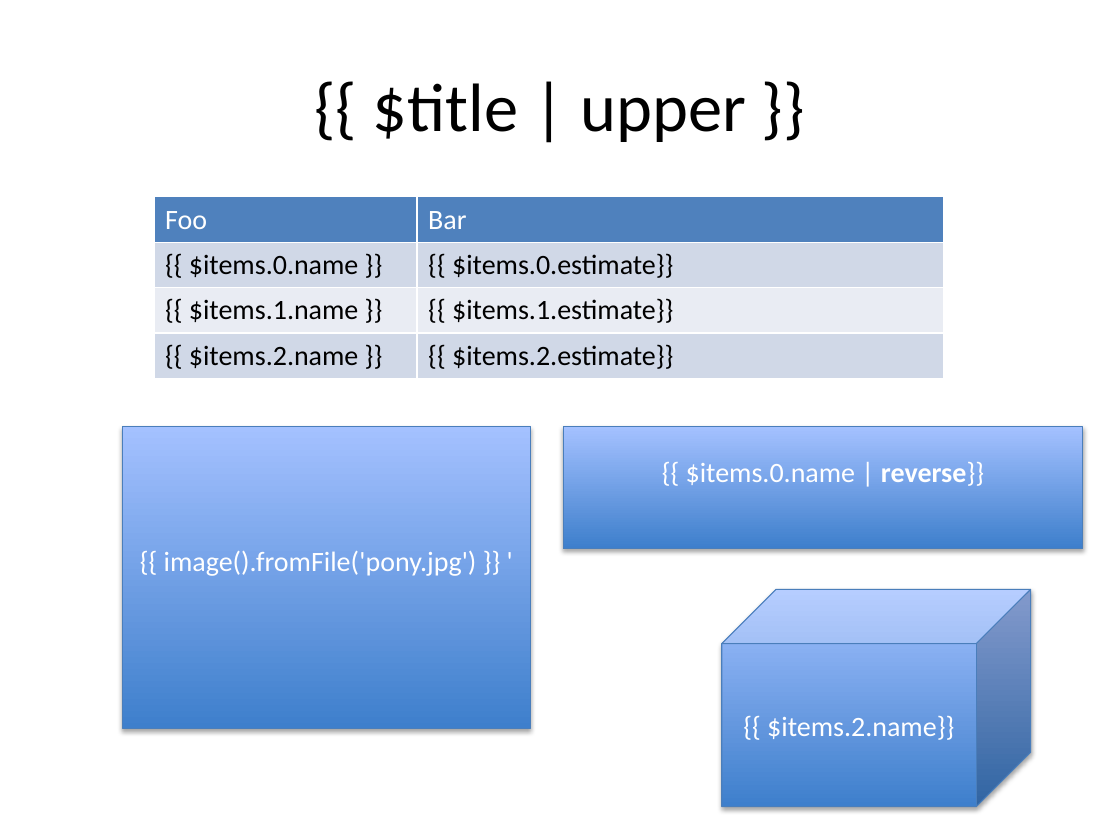
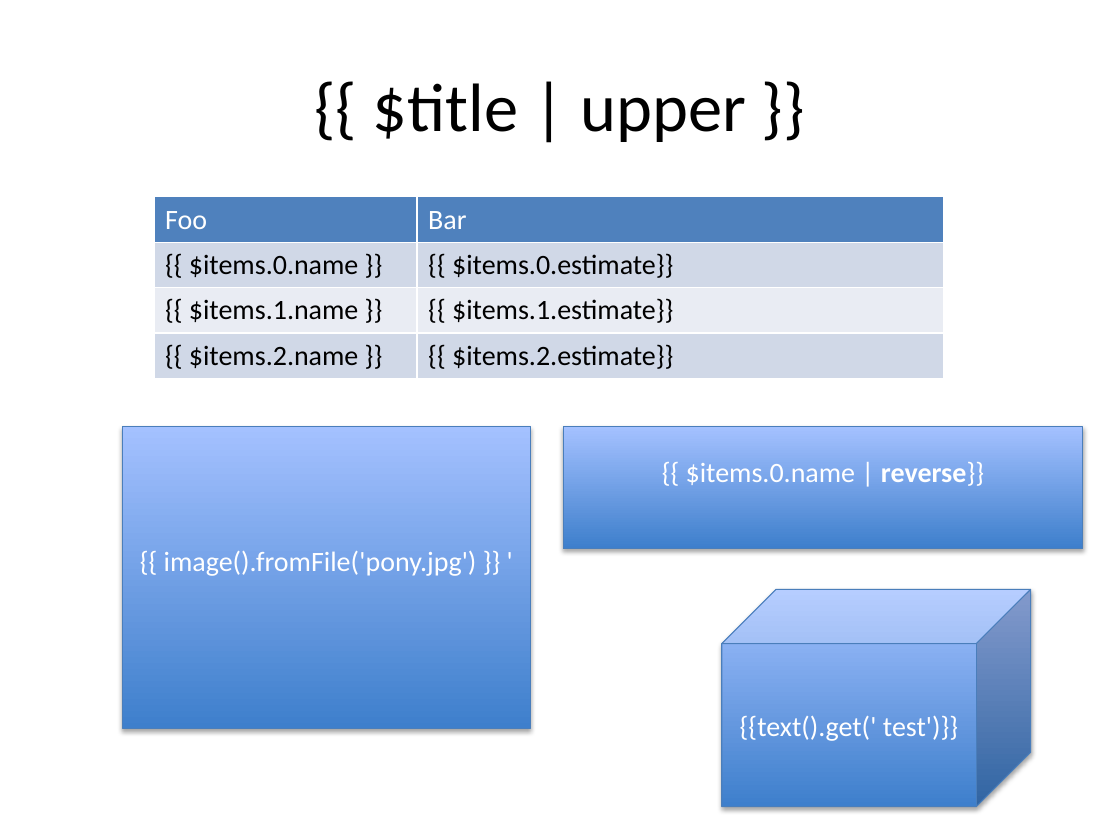
Before and after one commit to purplecode/espresso, a slide deck: slide 1 of test.pptx. Drawn at 1120x840 pixels with LibreOffice and Linux fonts; fonts in the diff are those of the drawing. Boxes give left, top, right and bottom in pixels: in the first picture for what was removed or moved away, otherwise in the second. Text is boxed around its words. In the diff, an @@ line names an element or a change of style, - is before the commit and + after.

```diff
--- a/test.pptx
+++ b/test.pptx
@@ text in cube at [740, 716, 958, 741]: text changed @@
-{{ $items.2.name}}
+{{text().get(' test')}}
```
Also in this commit, not shown: 8 other files.
